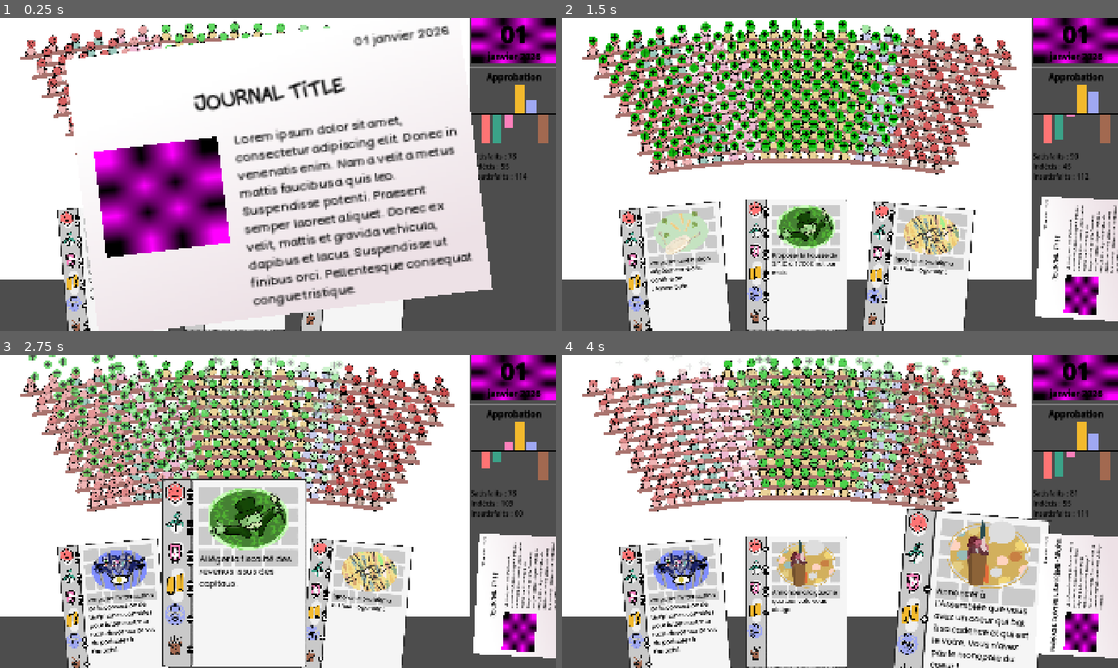
Above: before the commit, frames 1-4 (two rows, left to right).
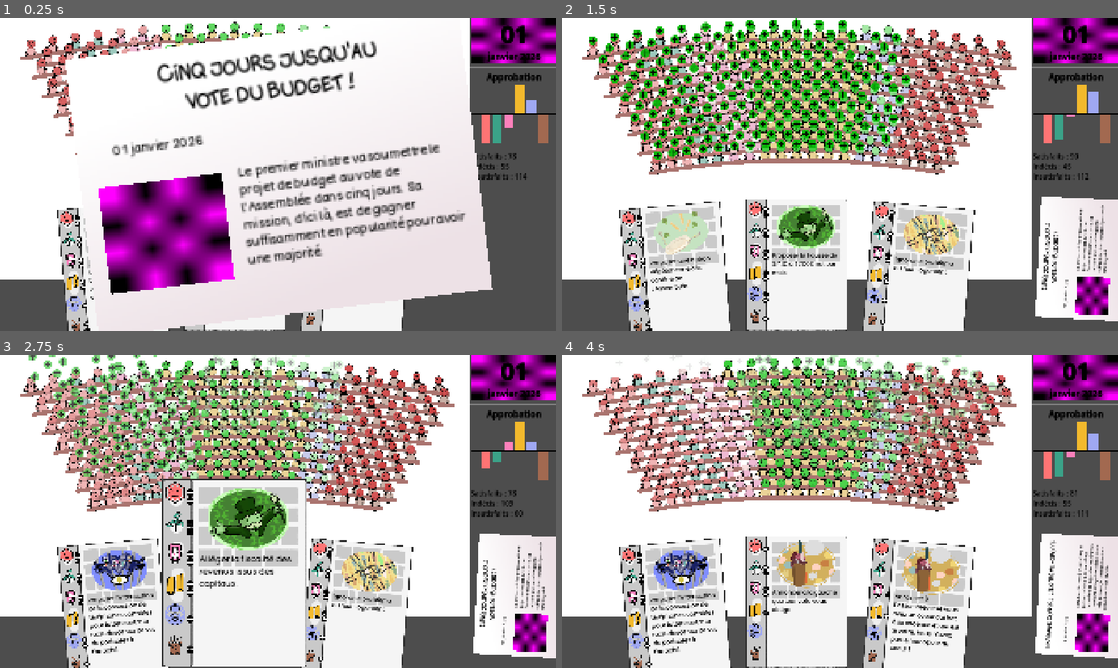
Above: after the commit, the same moments.

Repository: remimorvan/assemblee-nationale-simulator
Game: Godot game, scene res://scenes/game.tscn
Same seed, same stepped clock (60 frames per second), same inputs: the game is played once before the commit and once after it.
Inputs (mouse positions are in pixels of both pictures, inside the frame that each line leads up to):
- Up to frame 1 (0.25 s): no input
- Up to frame 2 (1.5 s): tap Enter at 0.5 s; move the mouse to (1073, 115) at 0.52 s; click (1073, 115) at 0.67 s; tap Space at 1.25 s; move the mouse to (673, 271) at 1.27 s; click (673, 271) at 1.42 s
- Up to frame 3 (2.75 s): move the mouse to (233, 602) at 2.02 s; click (233, 602) at 2.17 s
- Up to frame 4 (4 s): move the mouse to (917, 608) at 2.77 s; click (917, 608) at 2.92 s; move the mouse to (967, 608) at 3.52 s; click (967, 608) at 3.67 s

The runs differ from the first frame. In frame 1, 22% of the frame differs, in the area x 16-86%, y 2-93%; in frame 2, 2.0%; in frame 3, 2.0%; in frame 4, 14%.

Commit message:
journal when no special event

Diff:
--- /dev/null
+++ b/assets/journals.json
@@ -0,0 +1,26 @@
+[
+	{
+		"title": "Cinq jours jusqu'au vote du budget !",
+		"content": "Le premier ministre va soumettre le projet de budget au vote de l'Assemblée dans cinq jours. Sa mission, d'ici là, est de gagner suffisamment en popularité pour dégager une majorité."
+	},
+	{
+		"title": "Quatre jours avant le vote : premières réactions",
+		"content": "Les députés ont commencé à réagir au projet de budget. Plusieurs groupes parlementaires ont exprimé leurs réserves, tandis que d'autres se montrent ouverts à la négociation."
+	},
+	{
+		"title": "À mi-chemin : tractations en coulisses",
+		"content": "Plus que trois jours avant le vote crucial. Les négociations s'intensifient à l'Assemblée. Le gouvernement aurait proposé plusieurs amendements pour tenter de rallier les indécis."
+	},
+	{
+		"title": "J-2 : la tension monte à l'Assemblée",
+		"content": "À deux jours du vote, les positions semblent se durcir. Un groupe de députés a menacé de voter contre le budget si certaines mesures ne sont pas retirées."
+	},
+	{
+		"title": "Veille du vote : l'issue reste incertaine",
+		"content": "Demain, le moment de vérité. Les derniers sondages montrent une Assemblée divisée, avec plusieurs députés encore indécis. Le suspense reste entier…"
+	},
+	{
+		"title": "Vote du budget aujourd'hui !",
+		"content": "C'est aujourd'hui que l'Assemblée doit se prononcer sur le vote du budget. La pays entier retient son souffle, en attendant les résultats."
+	}
+]
--- a/scenes/journal.tscn
+++ b/scenes/journal.tscn
@@ -29,13 +29,13 @@
 [sub_resource type="LabelSettings" id="LabelSettings_fiay6"]
 line_spacing = 0.0
 font = ExtResource("2_ha22r")
-font_size = 38
+font_size = 36
 font_color = Color(0, 0, 0, 1)
 
 [sub_resource type="LabelSettings" id="LabelSettings_qqwlt"]
 line_spacing = 2.0
 font = ExtResource("3_hlh6y")
-font_size = 20
+font_size = 19
 font_color = Color(0, 0, 0, 1)
 
 [node name="JournalLarge" type="Area2D"]
@@ -56,18 +56,19 @@
 texture = SubResource("GradientTexture2D_41jfq")
 
 [node name="image" type="TextureRect" parent="."]
-offset_left = -270.67
-offset_top = -68.4969
-offset_right = -84.0029
-offset_bottom = 91.5031
+offset_left = -271.417
+offset_top = -13.1757
+offset_right = -84.7503
+offset_bottom = 146.824
 texture = SubResource("ViewportTexture_ovxar")
 
 [node name="title" type="Label" parent="."]
-offset_left = -282.0
-offset_top = -167.0
-offset_right = 288.0
-offset_bottom = -78.0
-text = "Journal title"
+offset_left = -280.737
+offset_top = -191.642
+offset_right = 289.263
+offset_bottom = -102.642
+text = "Cinq jours jusqu'au
+vote du budget !"
 label_settings = SubResource("LabelSettings_fiay6")
 horizontal_alignment = 1
 vertical_alignment = 1
@@ -75,18 +76,19 @@
 
 [node name="content" type="Label" parent="."]
 offset_left = -61.0
-offset_top = -73.0
+offset_top = -92.0
 offset_right = 278.0
-offset_bottom = 192.0
-text = "Lorem ipsum dolor sit amet, consectetur adipiscing elit. Donec in venenatis enim. Nam a velit a metus mattis faucibus a quis leo. Suspendisse potenti. Praesent semper laoreet aliquet. Donec ex velit, mattis et gravida vehicula, dapibus et lacus. Suspendisse ut finibus orci. Pellentesque consequat congue tristique."
+offset_bottom = 204.0
+text = "Le premier ministre va soumettre le projet de budget au vote de l'Assemblée dans cinq jours. Sa mission, d'ici là, est de gagner suffisamment en popularité pour avoir une majorité."
 label_settings = SubResource("LabelSettings_qqwlt")
+vertical_alignment = 1
 autowrap_mode = 3
 
 [node name="date" type="Label" parent="."]
-offset_left = 131.731
-offset_top = -197.955
-offset_right = 280.731
-offset_bottom = -172.955
+offset_left = -256.426
+offset_top = -77.8306
+offset_right = -107.426
+offset_bottom = -52.8306
 text = "01 janvier 2026"
 label_settings = SubResource("LabelSettings_qqwlt")
 horizontal_alignment = 2
--- a/scripts/journal.gd
+++ b/scripts/journal.gd
@@ -15,6 +15,22 @@
 		Illustration.texture = load(image_path)
 	else:
 		print("Texture not found: " + image_path)
+
+func update_with_basic(day: int) -> void:
+	var json = JSON.new()
+	var file = FileAccess.open("res://assets/journals.json", FileAccess.READ)
+	var error = json.parse(file.get_as_text())
+	if error == OK:
+		var data_received = json.data
+		if typeof(data_received) == TYPE_ARRAY:
+			var title = data_received[day-1]["title"]
+			var content = data_received[day-1]["content"]
+			var image_name = "random.png"
+			update(title, content, image_name, day)
+		else:
+			print("Unexpected data")
+	else:
+		print("JSON Parse Error: ", json.get_error_message(), " in journals.json at line ", json.get_error_line())
 
 func show_journal() -> void:
 	Player.is_journal_showed = true
--- a/scripts/player.gd
+++ b/scripts/player.gd
@@ -163,28 +163,38 @@
 			print("TODO special event : " + event)
 
 func trigger_journal() -> void:
-	# Reset present
+	self.is_journal_showed = true # Prevents clicks
 	$"NewDaySound".attenuation = 4
 	$"NewDaySound".play()
 	await get_tree().create_timer(0.5).timeout
+	# Reset present
 	for mp in get_tree().get_nodes_in_group("MP"):
 		mp.present = true
 		mp.visible = true
 	Hemicycle.update_plot()
+	# Show journal and apply special event
 	if special_event:
 		Journal.update(special_event["title"],special_event["description"],special_event["image"],get_current_day())
-		Journal.show_journal()
+	else:
+		Journal.update_with_basic(get_current_day())
+	Journal.show_journal()
+	if special_event:
+		while is_journal_showed:
+			await get_tree().create_timer(0.05).timeout
 		trigger_special_event(special_event["id"])
 		special_event = null
 		declared_special_event_this_turn = false
 		Hemicycle.update_plot()
 	if get_current_day() == nb_days_before_vote:
-		var votes: Array[int] = [0, 0, 0];
-		for mp in get_tree().get_nodes_in_group("MP"):
-			votes[mp.get_final_vote()+1] += 1
-			await mp.do_final_animation(mp.get_final_vote())
-		# votes[0] : approval, votes[1] : abstention, votes[2] : disapproval
-		if (votes[0] >= votes[2]):
-			print("VICTOIRE !")
-		else:
-			print("DÉFAITE !")
+		trigger_final_vote()
+
+func trigger_final_vote() -> void:
+	var votes: Array[int] = [0, 0, 0];
+	for mp in get_tree().get_nodes_in_group("MP"):
+		votes[mp.get_final_vote()+1] += 1
+		await mp.do_final_animation(mp.get_final_vote())
+	# votes[0] : approval, votes[1] : abstention, votes[2] : disapproval
+	if (votes[0] >= votes[2]):
+		print("VICTOIRE !")
+	else:
+		print("DÉFAITE !")
